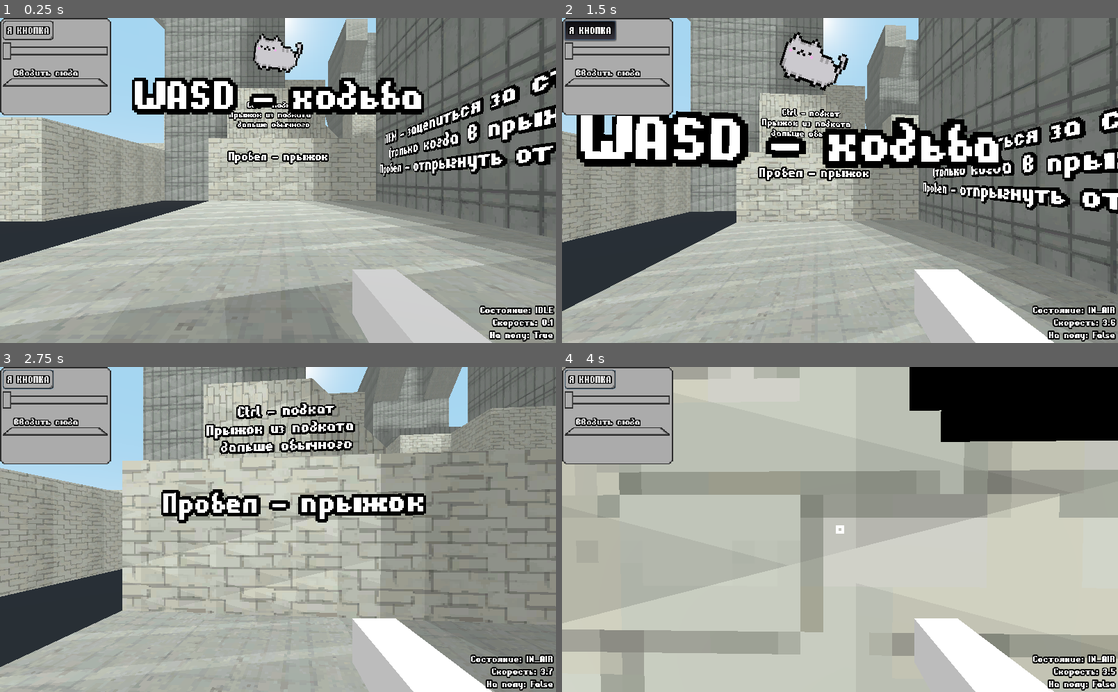
Above: before the commit, frames 1-4 (two rows, left to right).
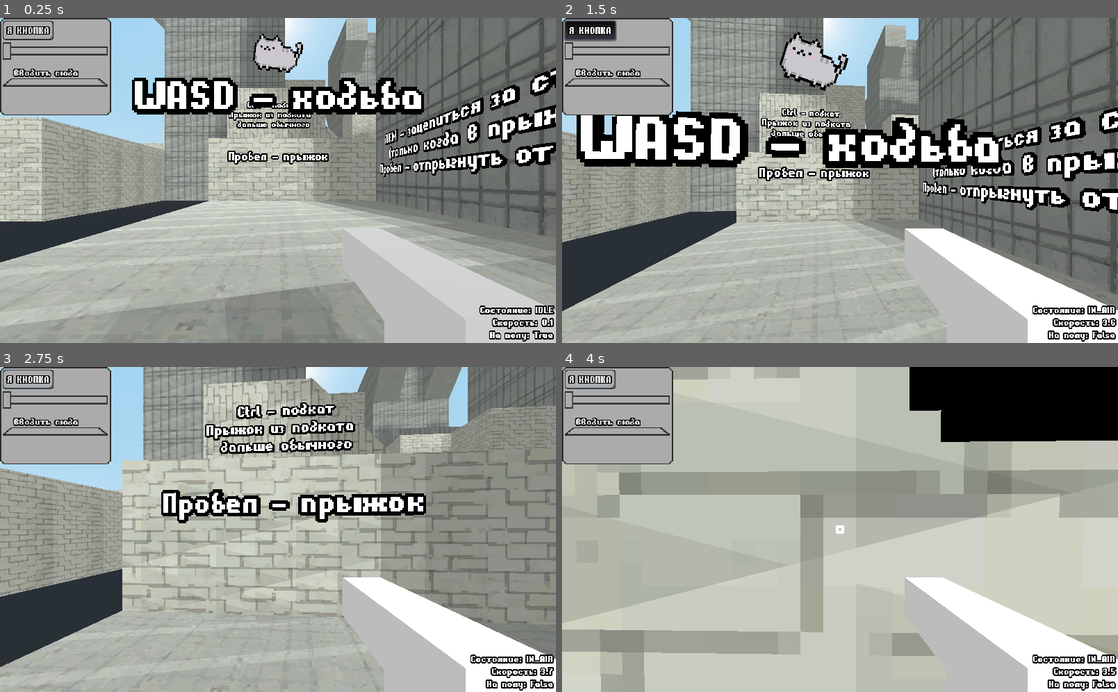
Above: after the commit, the same moments.

Repository: night-glider/VK-gameJAM
Game: Godot game, scene res://locations/main.tscn
Same seed, same stepped clock (60 frames per second), same inputs: the game is played once before the commit and once after it.
Inputs (mouse positions are in pixels of both pictures, inside the frame that each line leads up to):
- Up to frame 1 (0.25 s): no input
- Up to frame 2 (1.5 s): click "Я КНОПКА" at 0.5 s; move the mouse to (867, 180) at 1.27 s; hold W (move_forward) from 1.28 s (still down); hold Space (jump) from 1.28 s (still down); click (867, 180) at 1.35 s
- Up to frame 3 (2.75 s): keep holding W (move_forward); move the mouse to (250, 529) at 2.02 s; release Space (jump) at 2.03 s; tap Space (jump) at 2.1, 2.27, 2.57 s; click (250, 529) at 2.3 s
- Up to frame 4 (4 s): keep holding W (move_forward); move the mouse to (851, 523) at 2.77 s; hold Ctrl (crouch) 2.78-3.53 s; tap Space (jump) at 3.05, 3.77 s; move the mouse to (834, 536) at 3.52 s; click (834, 536) at 3.6 s

The runs differ from the first frame. In frame 1, 4.5% of the frame differs, in the area x 61-100%, y 64-100%; in frame 2, 6.9%; in frame 3, 6.7%; in frame 4, 6.4%.

Commit message:
небольшие изменения кирки

Diff:
--- a/objects/player/player.gd
+++ b/objects/player/player.gd
@@ -105,6 +105,8 @@
 	#velocity.x = lerp(velocity.x, velocity_target.x, 0.005)
 	#velocity.z = lerp(velocity.z, velocity_target.z, 0.005)
 
+	pickaxe.rotation_degrees.z = lerp(pickaxe.rotation_degrees.z, 30, 0.1)
+
 	velocity = current_direction * (speed+1)
 	apply_gravity()
 
@@ -125,7 +127,7 @@
 		pickaxe.reset()
 		pickaxe.get_parent().remove_child(pickaxe)
 		$Camera.add_child(pickaxe)
-		pickaxe.translation = Vector3(0.111, -0.128, -0.239)
+		pickaxe.translation = Vector3(0.111, -0.088, -0.278)
 		pickaxe.rotation = Vector3.ZERO
 		$Camera.translation = Vector3(0,0.25,0)
 
@@ -176,6 +178,8 @@
 	if Input.is_action_just_pressed("restart"):
 		translation = Vector3.ZERO
 
+	if current_state != "SLIDE":
+		pickaxe.rotation_degrees.z = lerp(pickaxe.rotation_degrees.z, 0, 0.1)
 
 	rotation_degrees.y -= mouse_delta.x * 0.1
 	$Camera.rotation_degrees.x -= mouse_delta.y * 0.1
--- a/objects/player/player.tscn
+++ b/objects/player/player.tscn
@@ -42,7 +42,7 @@
 
 [node name="pickaxe" parent="Camera" instance=ExtResource( 3 )]
 unique_name_in_owner = true
-transform = Transform( 1, 0, 0, 0, 1, 0, 0, 0, 1, 0.110566, -0.127649, -0.239415 )
+transform = Transform( 1, 0, 0, 0, 1, 0, 0, 0, 1, 0.110566, -0.08839, -0.277708 )
 
 [node name="Label" type="Label" parent="."]
 anchor_left = 1.0
